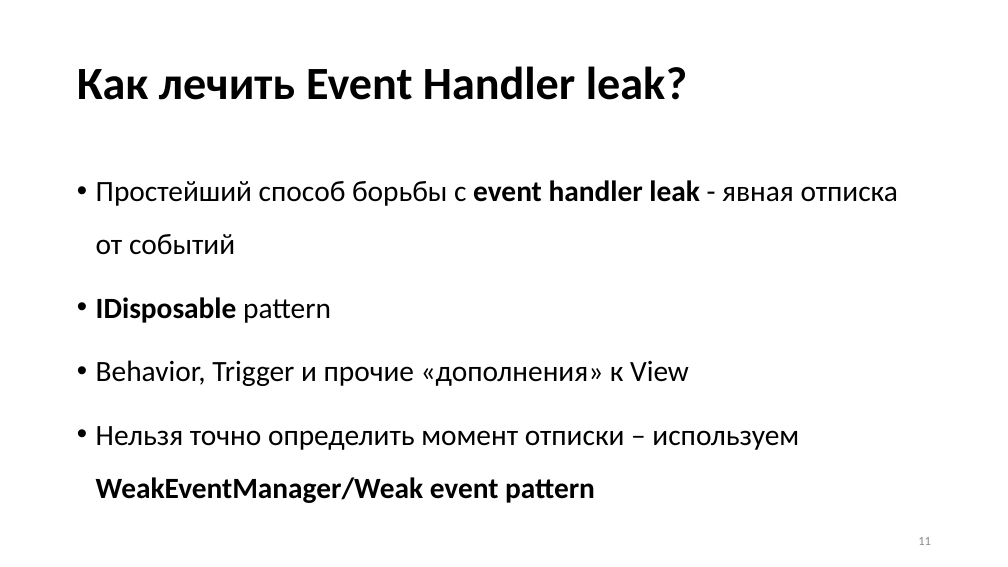
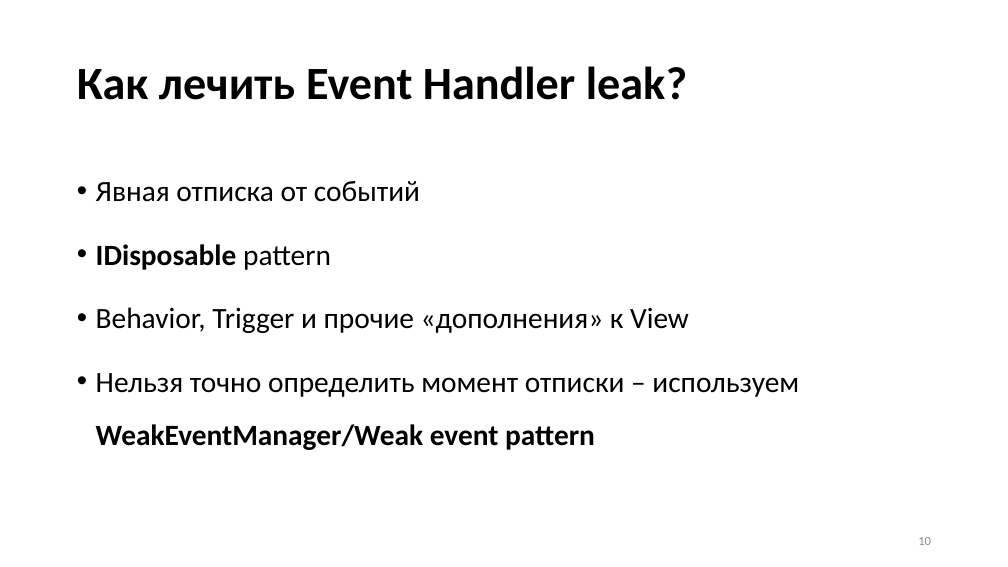
Before and after one commit to Talrandel/MemoryLeak, a slide deck: slide 10 of Утечки памяти.pptx (slide 11 before the commit). Drawn at 1008x567 pixels with LibreOffice and Linux fonts; fonts in the diff are those of the drawing. Boxes give left, top, right and bottom in pixels: in the first picture for what was removed or moved away, otherwise in the second. Text is boxed around its words. In the diff, an @@ line names an element or a change of style, - is before the commit and + after.

```diff
--- a/Утечки памяти.pptx
+++ b/Утечки памяти.pptx
@@ text at bbox=[96, 181, 420, 202]: text changed @@
-• Простейший способ борьбы с event handler leak - явная отписка от событий
+• Явная отписка от событий
@@ page number at bbox=[918, 537, 931, 545]: text changed @@
-11
+10
```
Also in this commit, not shown: 12 other slides changed, 2 slides added, 16 other files.
